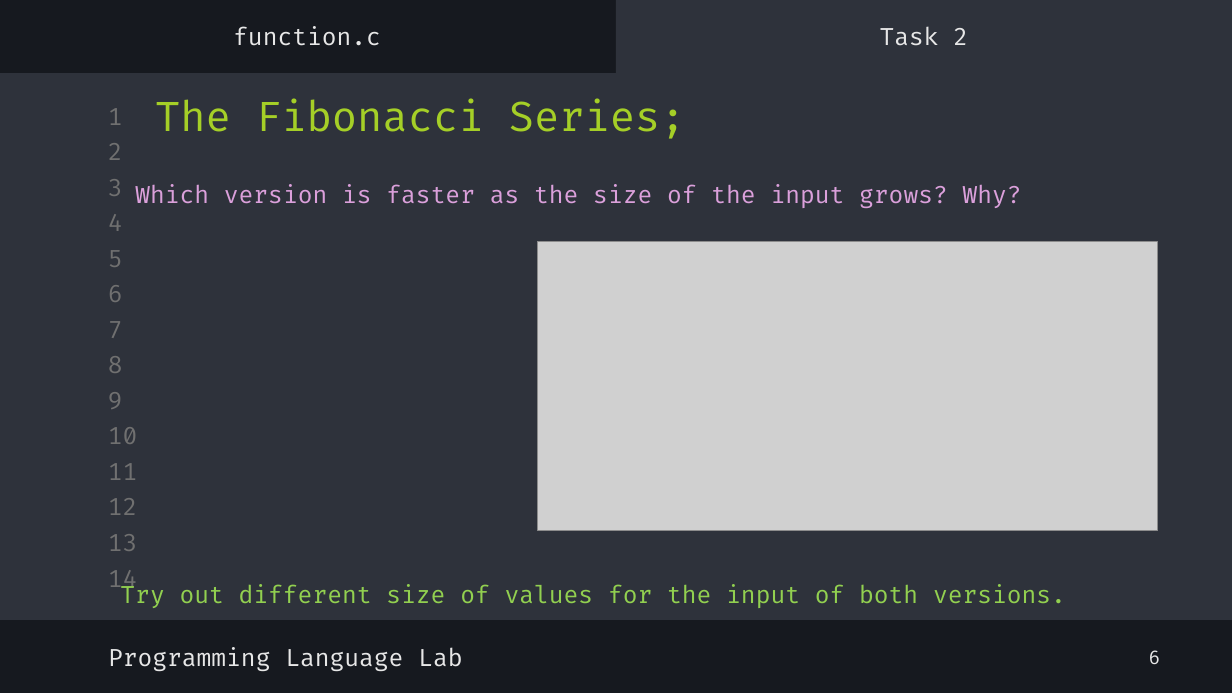
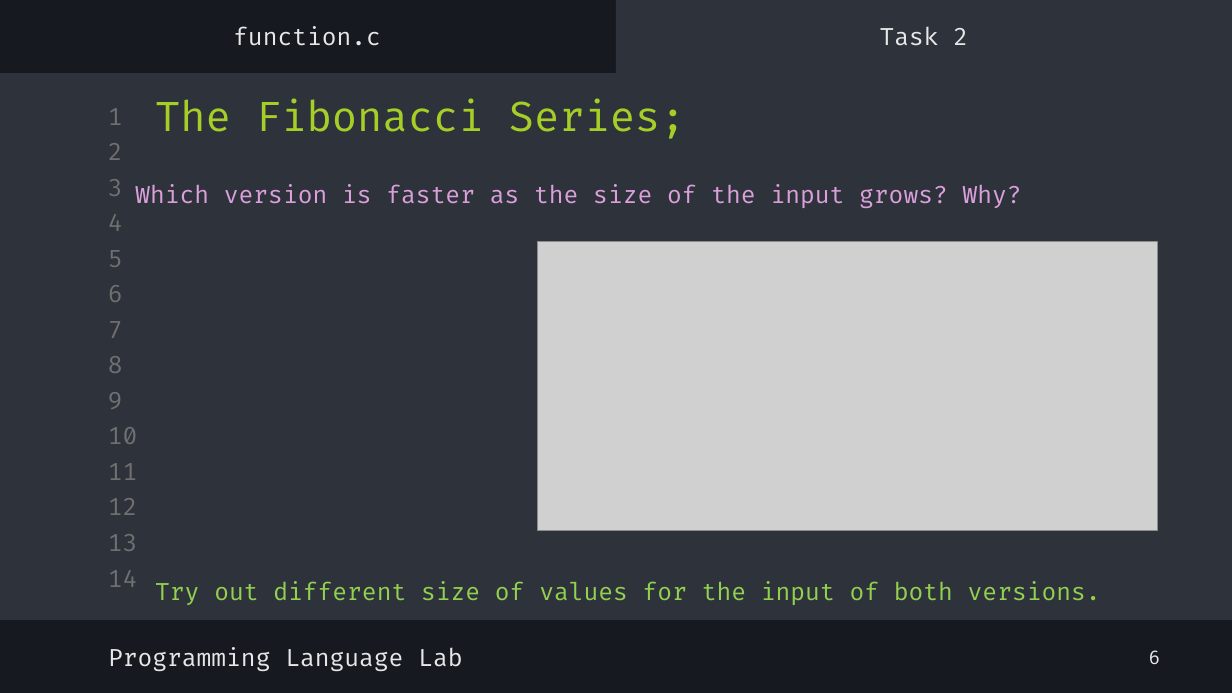
Before and after one commit to shayan-naghizadeh/C-Lab-AUT, a slide deck: slide 8 of slides/6.Function/Function.pptx. Drawn at 1232x693 pixels with LibreOffice and Linux fonts; fonts in the diff are those of the drawing; grey boxes stand for pictures. Boxes give left, top, right and bottom in pixels: in the first picture for what was removed or moved away, otherwise in the second. Text is boxed around its words. In the diff, an @@ line names an element or a change of style, - is before the commit and + after.

```diff
--- a/slides/6.Function/Function.pptx
+++ b/slides/6.Function/Function.pptx
@@ text "Try out different size of ..." moved from (x1=120, y1=583, x2=1066, y2=608) to (x1=155, y1=581, x2=1101, y2=605) @@
```
Also in this commit, not shown: 2 slides added, 6 other files.
